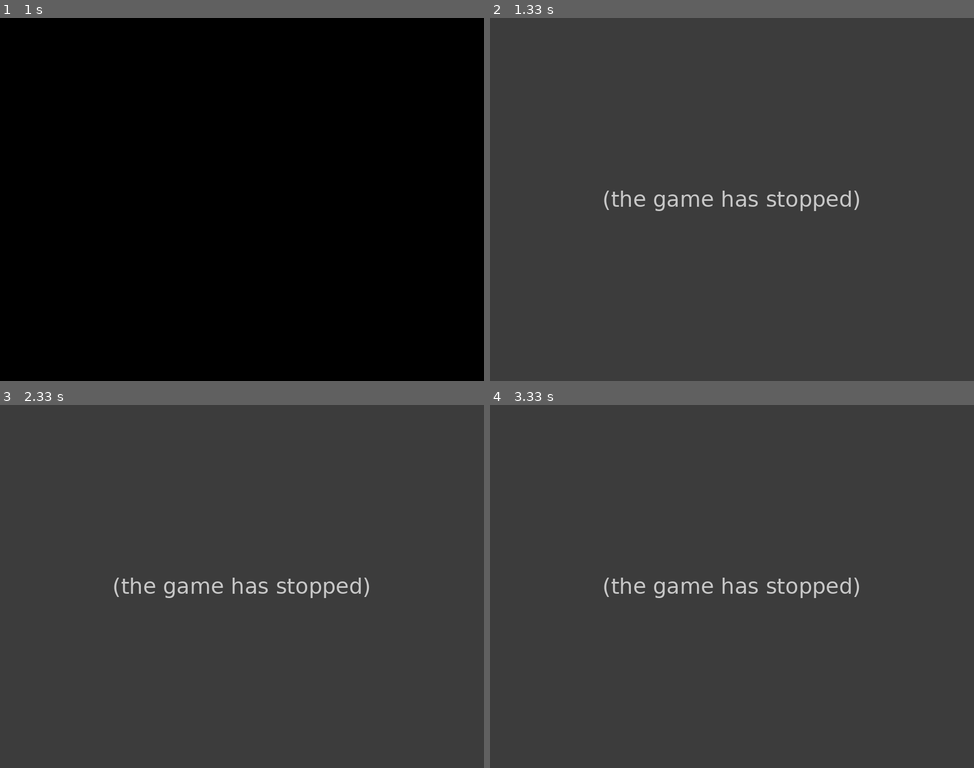
Above: before the commit, frames 1-4 (two rows, left to right).
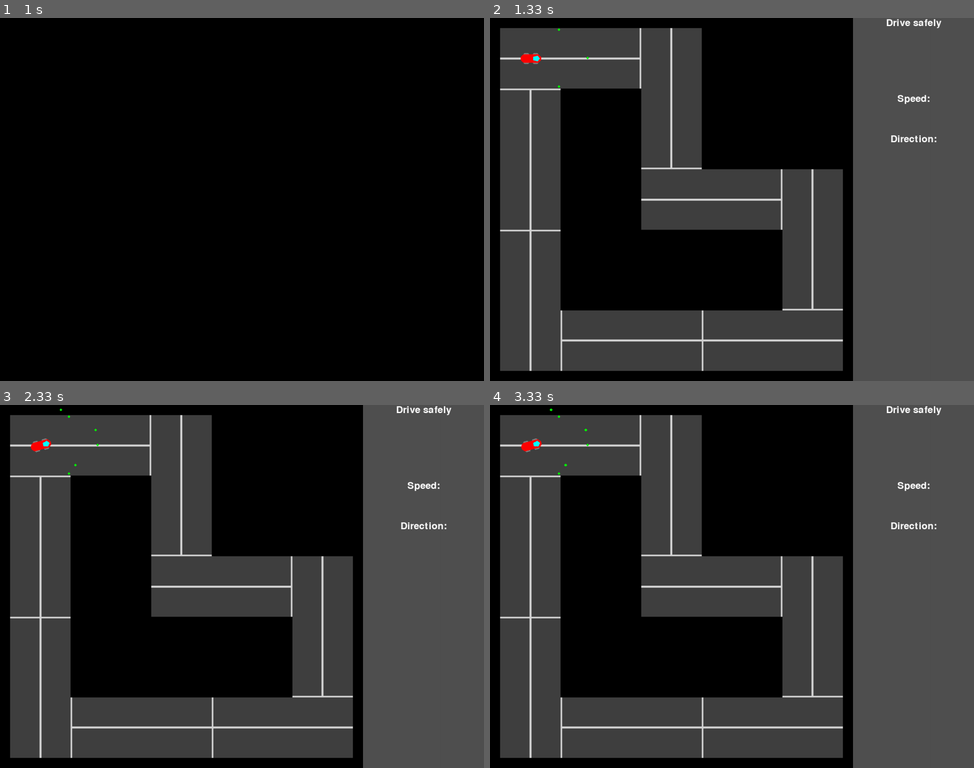
Above: after the commit, the same moments.

Repository: Pitrified/snippet
Game: pygame game, started from racer/racer_main.py
The game is run twice, just before and just after one commit, with the same random seed, the same clock (stepped at 60 frames per second) and the same inputs.
Inputs:
- Up to frame 1 (1 s): hold W from 0.83 s (still down)
- Up to frame 2 (1.33 s): release W at 1.3 s
- Up to frame 3 (2.33 s): hold A from 1.83 s (still down)
- Up to frame 4 (3.33 s): release A at 2.37 s; hold A 2.4-3 s; tap X at 2.47 s; tap Z at 2.55 s

Frame 1 is identical in both runs. In frame 2, 39% of the frame differs, in the area x 0-94%, y 0-100%; in frame 3, 39%; in frame 4, 39%.
Error before the commit: TypeError: RacerEnv._get_screen() takes 0 positional arguments but 1 was given (racer_env.py...; the game stopped at 1 s (later frames are placeholders)

Commit message:
RACER: Add sensor positions

Diff:
--- a/racer/racer_env.py
+++ b/racer/racer_env.py
@@ -1,6 +1,9 @@
 import logging
 
 from timeit import default_timer as timer
+from math import cos
+from math import sin
+from math import radians
 
 # pygame
 import pygame
@@ -140,9 +143,9 @@
 
         reward, done = self._compute_reward()
 
+        view = self.get_sensors()
+
         self._update_display()
-
-        view = self._get_screen()
 
     def _compute_reward(self):
         """
@@ -195,17 +198,49 @@
         logg.debug(f"modulus {error}")
         if error > 180:
             error = 360 - error
-        logg.debug(f"current direction {self.racer_car.direction} has error of {error:.4f}")
+        logg.debug(
+            f"current direction {self.racer_car.direction} has error of {error:.4f}"
+        )
 
         reward = 90 - error
         # MAYBE a sigmoid-like shape
         return reward, False
 
-    def _get_screen():
+    def get_screen(self):
         """a square with the car in the corner, looking to the diagonal
         """
-        logg = getMyLogger(f"c.{__class__.__name__}._get_screen")
-        logg.debug(f"Start _get_screen")
+        logg = getMyLogger(f"c.{__class__.__name__}.get_screen")
+        logg.debug(f"Start get_screen")
+
+        self.viewfield_size = 100
+        pos_car = self.racer_car.pos_x, self.racer_car.pos_y
+        vf_cos = cos(radians(360 - self.racer_car.direction - 45)) * self.viewfield_size
+        vf_sin = sin(radians(360 - self.racer_car.direction - 45)) * self.viewfield_size
+
+        # positions of the corners of the viewfield
+        pos_left = int(pos_car[0] + vf_cos), int(pos_car[1] + vf_sin)
+        pos_right = int(pos_car[0] - vf_sin), int(pos_car[1] + vf_cos)
+        pos_front = int(pos_car[0] + vf_cos - vf_sin), int(pos_car[1] + vf_cos + vf_sin)
+
+    def get_sensors(self, trace=False):
+        """
+        """
+
+        self.viewfield_size = 100
+
+        pos_car = self.racer_car.pos_x, self.racer_car.pos_y
+        vf_cos = cos(radians(360 - self.racer_car.direction - 45)) * self.viewfield_size
+        vf_sin = sin(radians(360 - self.racer_car.direction - 45)) * self.viewfield_size
+        pos_left = int(pos_car[0] + vf_cos), int(pos_car[1] + vf_sin)
+        pos_right = int(pos_car[0] - vf_sin), int(pos_car[1] + vf_cos)
+        pos_front = int(pos_car[0] + vf_cos - vf_sin), int(pos_car[1] + vf_cos + vf_sin)
+
+        the_color = (0, 255, 0, 128)
+        the_size = 3
+        pygame.draw.circle(self.field, the_color, pos_car, the_size)
+        pygame.draw.circle(self.field, the_color, pos_right, the_size)
+        pygame.draw.circle(self.field, the_color, pos_left, the_size)
+        pygame.draw.circle(self.field, the_color, pos_front, the_size)
 
     def _update_display(self):
         """
--- a/racer/racer_racer.py
+++ b/racer/racer_racer.py
@@ -215,6 +215,11 @@
                 self.speed = 0
 
     def _create_car_image(self):
+        """create the car bmp
+
+        all the colors
+        logg.debug(f"colors {pygame.colordict.THECOLORS.items()}")
+        """
         self.size = 60, 40
         img1 = Image.new("RGBA", self.size, (0, 0, 0, 0))
         draw = ImageDraw.Draw(img1)
